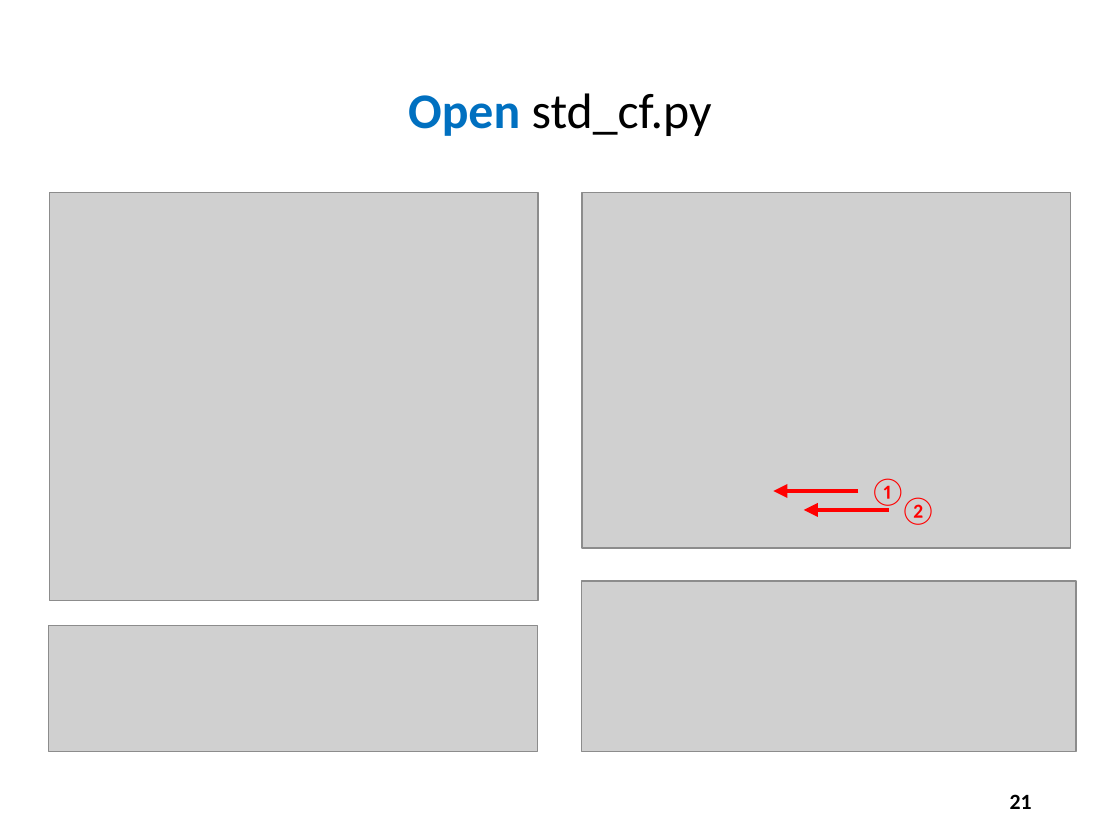
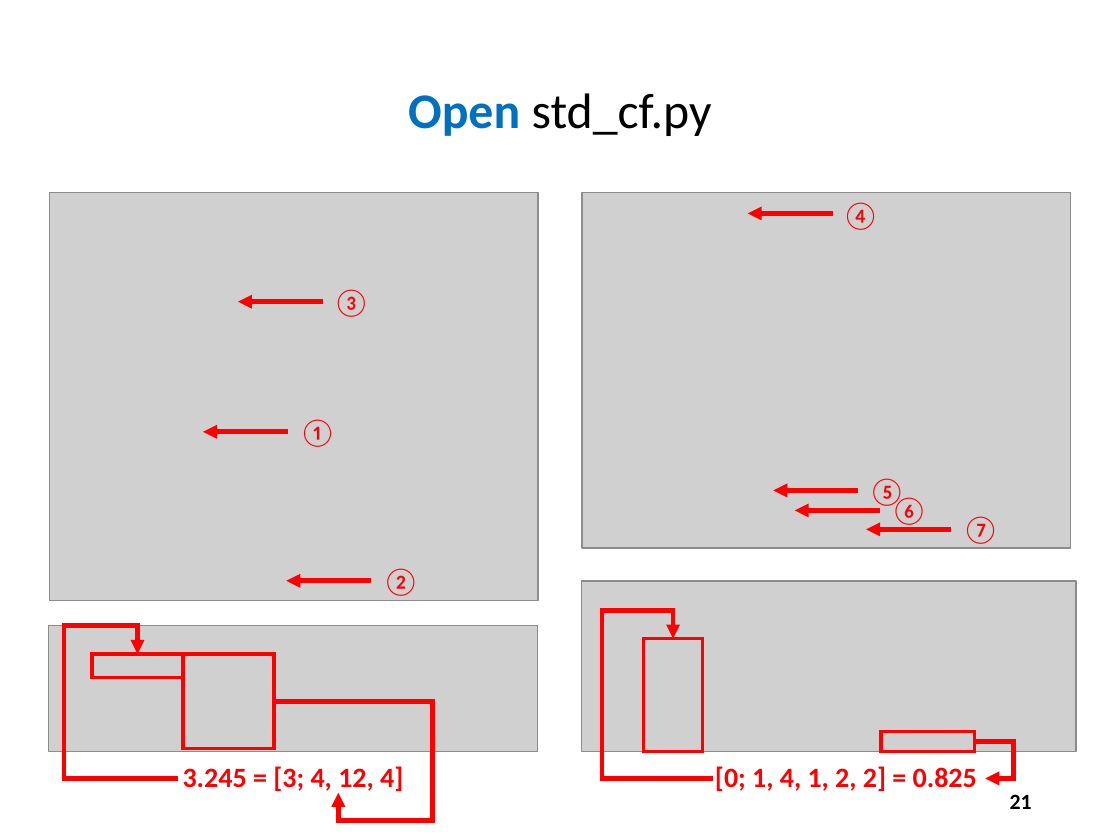
Before and after one commit to dbiersach/scicomp101, a slide deck: slide 21 of Session 19 - Continued Fractions/Session 19 - Continued Fractions.pptx. Drawn at 1120x840 pixels with LibreOffice and Linux fonts; fonts in the diff are those of the drawing; grey boxes stand for pictures. Boxes give left, top, right and bottom in pixels: in the first picture for what was removed or moved away, otherwise in the second. Text is boxed around its words. In the diff, an @@ line names an element or a change of style, - is before the commit and + after.

```diff
--- a/Session 19 - Continued Fractions/Session 19 - Continued Fractions.pptx
+++ b/Session 19 - Continued Fractions/Session 19 - Continued Fractions.pptx
@@ text added at <box>842,202,879,230</box>, 18 pt, text #FF0000 @@
+④
@@ arrow added from (832, 214) to (748, 214), #FF0000 3 pt @@
@@ text added at <box>333,289,370,317</box>, 18 pt, text #FF0000 @@
+③
@@ arrow added from (323, 301) to (237, 301), #FF0000 3 pt @@
@@ text "①": place and size @@
-text "①" at <box>869,478,906,508</box>
+text "①" at <box>299,419,336,447</box>
@@ arrow added from (288, 432) to (203, 432), #FF0000 3 pt @@
@@ text added at <box>868,478,905,508</box>, 18 pt, text #FF0000 @@
+⑤
@@ text added at <box>891,497,928,525</box>, 18 pt, text #FF0000 @@
+⑥
@@ arrow added from (879, 511) to (795, 511), #FF0000 3 pt @@
@@ arrow added from (951, 530) to (866, 530), #FF0000 3 pt @@
@@ text added at <box>962,516,999,544</box>, 18 pt, text #FF0000 @@
+⑦
@@ text "②": place and size @@
-text "②" at <box>900,497,937,525</box>
+text "②" at <box>382,568,419,596</box>
@@ arrow moved from (888, 510) - (804, 510) to (371, 581) - (287, 581) @@
@@ elbow arrow added from (178, 778) to (138, 654), #FF0000 3 pt @@
@@ elbow arrow added from (713, 778) to (673, 638), #FF0000 3 pt @@
@@ rectangle added at <box>92,654,183,678</box>, outline #FF0000 2.25 pt @@
@@ rectangle added at <box>183,654,273,749</box>, outline #FF0000 2.25 pt @@
@@ rectangle added at <box>644,638,702,752</box>, outline #FF0000 2.25 pt @@
@@ elbow arrow added from (274, 701) to (338, 793), #FF0000 3 pt @@
@@ rectangle added at <box>881,731,976,752</box>, outline #FF0000 2.25 pt @@
@@ elbow arrow added from (974, 741) to (986, 778), #FF0000 3 pt @@
@@ text added at <box>183,766,403,791</box>, 18 pt, text #FF0000, bold @@
+3.245 = [3; 4, 12, 4]
@@ text added at <box>715,766,977,791</box>, 18 pt, text #FF0000, bold @@
+[0; 1, 4, 1, 2, 2] = 0.825
```
Also in this commit, not shown: 2 other slides changed, 1 slide added, 2 other files.
